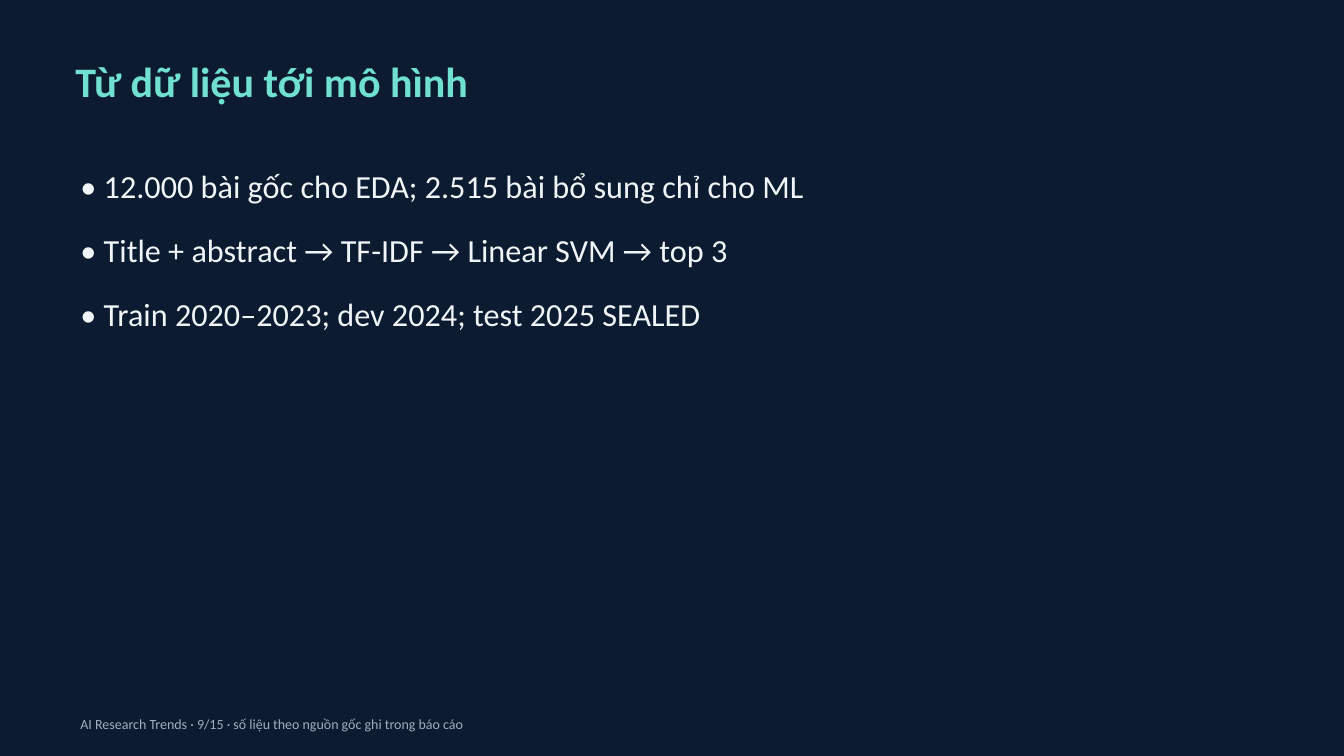
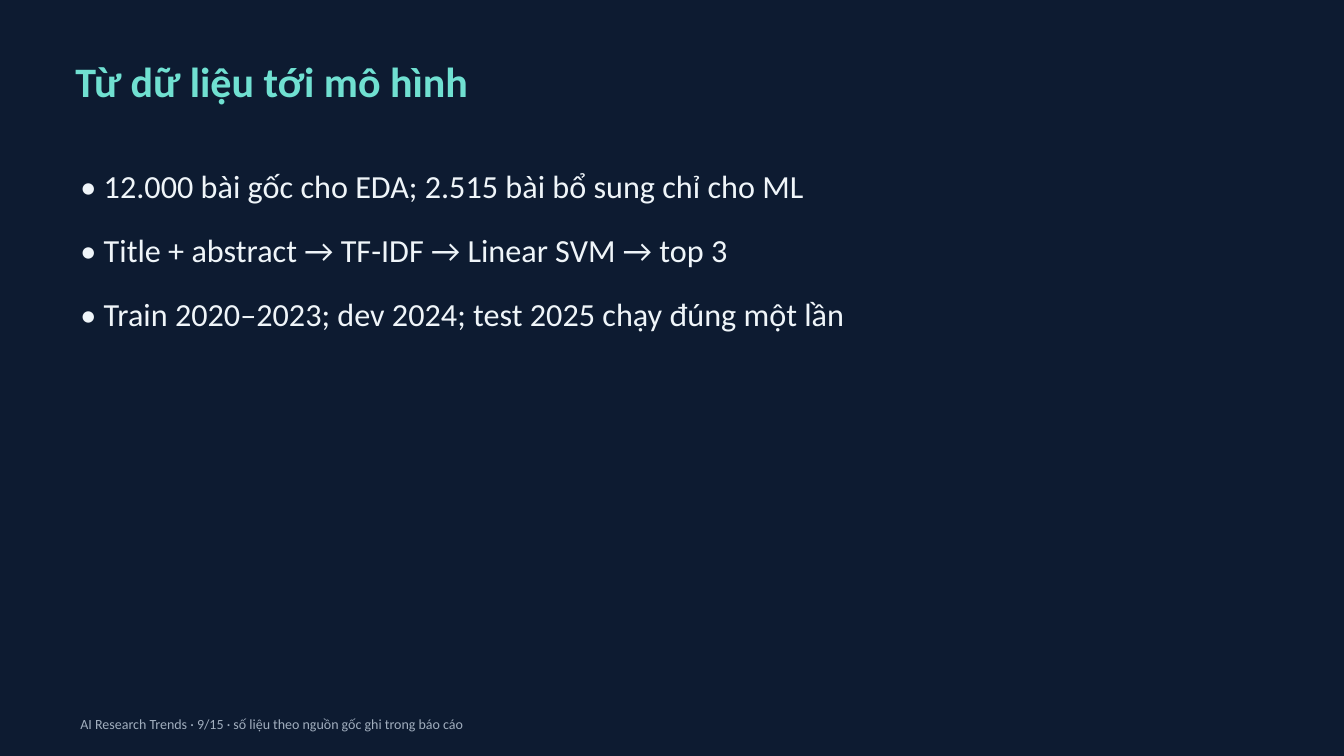
Before and after one commit to namkhanh2k5/AI-Research-Trends, a slide deck: slide 9 of deliverables/presentation/FINAL_PRESENTATION.pptx. Drawn at 1344x756 pixels with LibreOffice and Linux fonts; fonts in the diff are those of the drawing. Boxes give left, top, right and bottom in pixels: in the first picture for what was removed or moved away, otherwise in the second. Text is boxed around its words. In the diff, an @@ line names an element or a change of style, - is before the commit and + after.

Commit message:
feat(ml): run 2025 hold-out once and withdraw human review
Independent two-rater review never received a rating, and the 2025 test gate
waited on it. A recorded amendment (config/final_test_2025_amendment.yaml)
withdraws the human sign-off requirement; the frozen protocol, model,
threshold and metrics are byte-identical. Git history shows the model was
frozen (87ac7b5) before the 2025 table was published (811e98f).

- Rewrite openalex-final-test: verify amendment, hashes and label-free
  columns before writing the single-use registry, then read labels.
- Record the single run: macro-F1 0.8698 on 831 in-catalogue works (2024:
  0.8808); outside false acceptance 20.98% on 2,318 works (2024: 21.66%).
- Remove the reviewer UI, rating validators, annotation analysis and the
  Paper Discovery human-evaluation workflow with their CLI entry points.
  Keep blank review packages as checksum-bound historical records.
- Show the 2025 result in the app and published evidence; replace
  "pending/sealed" wording in current docs, report and slides; regenerate
  DOCX/PDF/PPTX and keep table captions with their tables.

```diff
--- a/deliverables/presentation/FINAL_PRESENTATION.pptx
+++ b/deliverables/presentation/FINAL_PRESENTATION.pptx
@@ text at (104, 302, 844, 332): text changed @@
-• Train 2020–2023; dev 2024; test 2025 SEALED
+• Train 2020–2023; dev 2024; test 2025 chạy đúng một lần
```
Also in this commit, not shown: 5 other slides changed, 54 other files.
